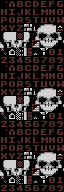
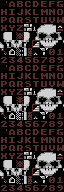
Comparing the layer stacks of the two (64, 192) images. Changes:
painted on "Background" over [12, 32, 16, 168]
